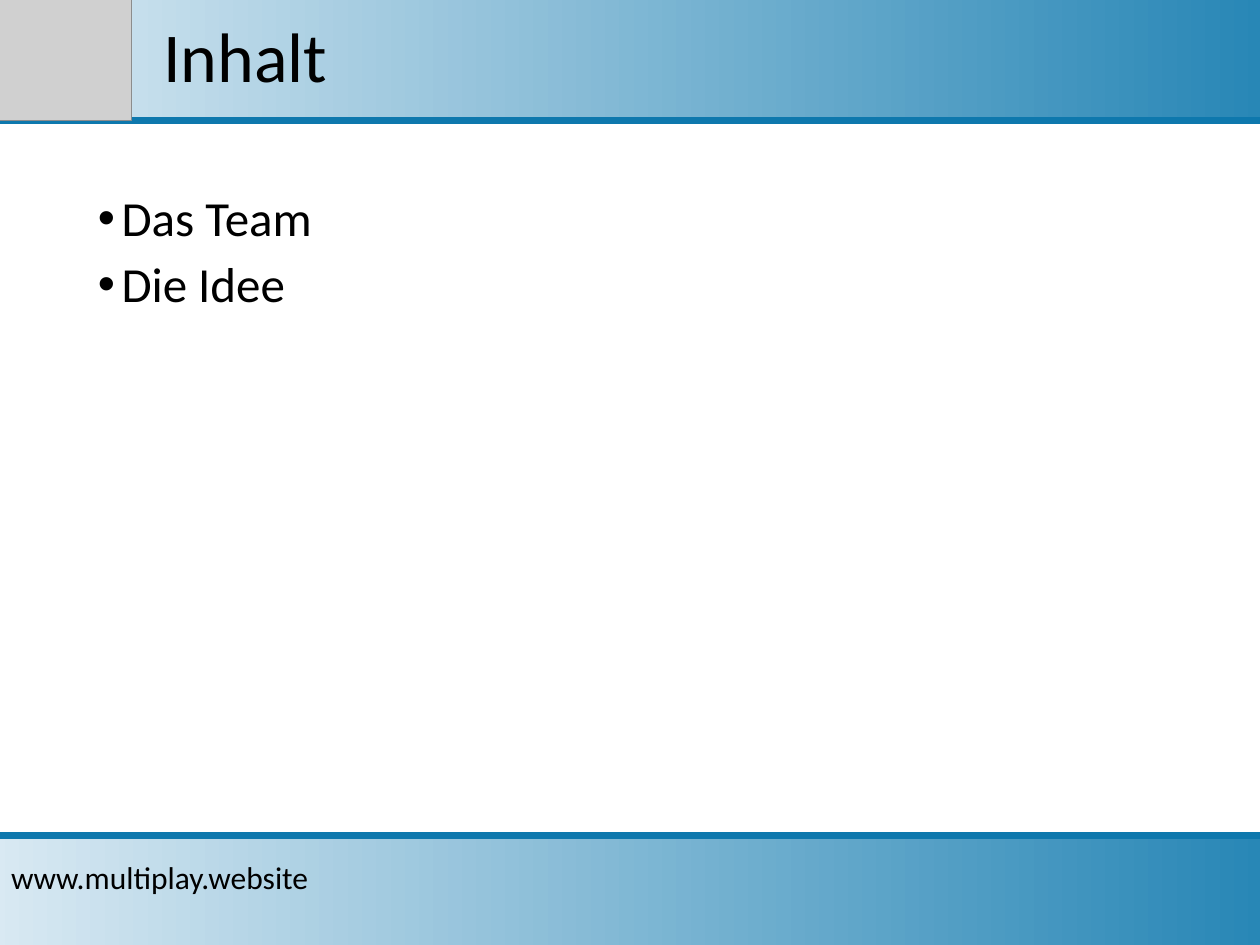
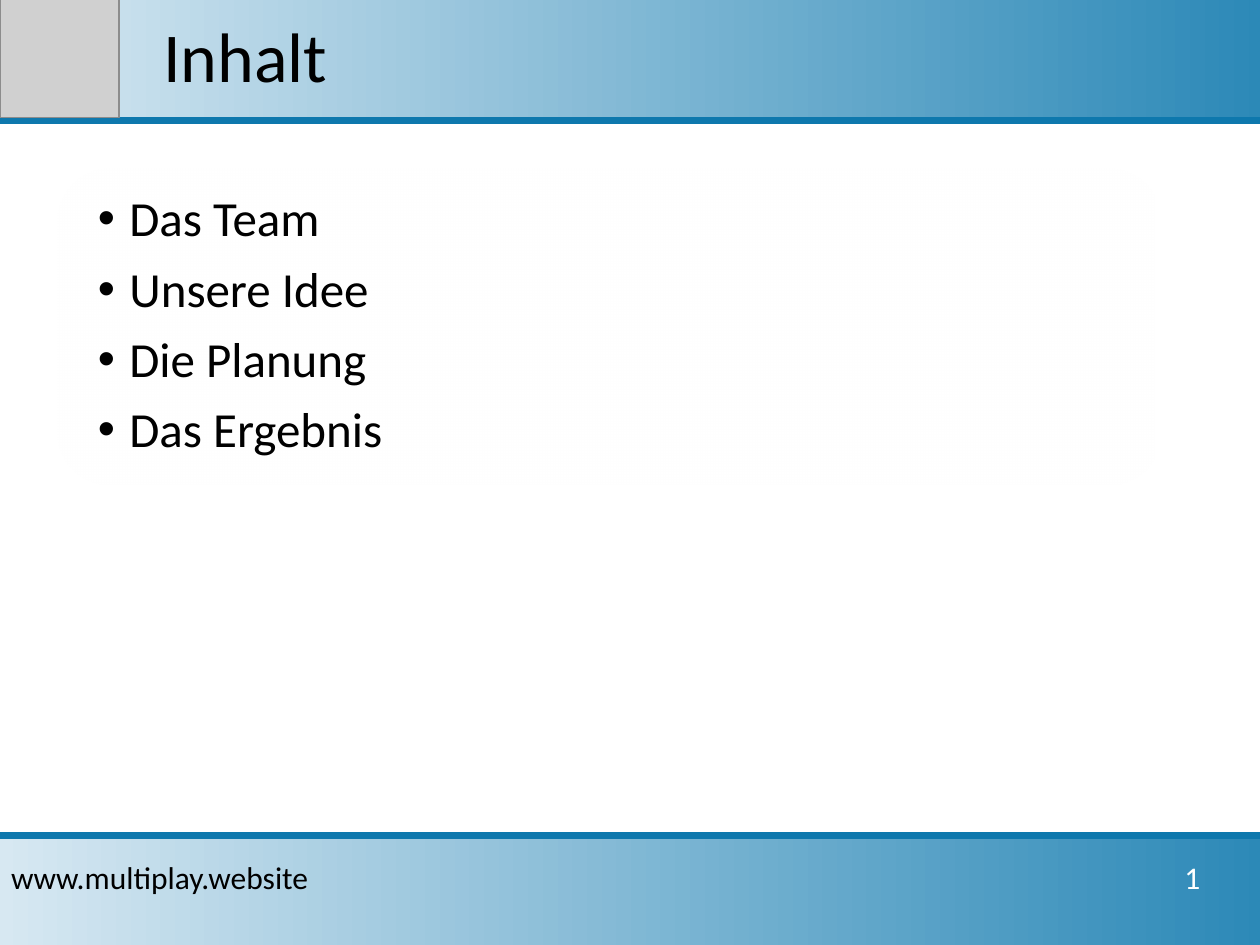
Before and after one commit to sbrinnich/MultiPlay, a slide deck: slide 2 of doc/Projektpraesentation_2016-11-30.pptx. Drawn at 1260x945 pixels with LibreOffice and Linux fonts; fonts in the diff are those of the drawing; grey boxes stand for pictures; background and template pictures are left out. Boxes give left, top, right and bottom in pixels: in the first picture for what was removed or moved away, otherwise in the second. Text is boxed around its words. In the diff, an @@ line names an element or a change of style, - is before the commit and + after.

```diff
--- a/doc/Projektpraesentation_2016-11-30.pptx
+++ b/doc/Projektpraesentation_2016-11-30.pptx
@@ picture: place and size @@
-picture at (0,0,131,121)
+picture at (0,0,118,117)
@@ rounded rectangle added at (57,169,1162,485), fill gradient #FFFFFF @@
@@ text at (129,204,319,237): indent changed; more space between paragraphs @@
@@ text at (129,273,382,456): text changed @@
-• Die Idee
+• Unsere Idee
+• Die Planung
+• Das Ergebnis
@@ text added at (1184,868,1200,889), 18 pt, text #FFFFFF @@
+1
```
Also in this commit, not shown: 4 slides added, 2 other files.
